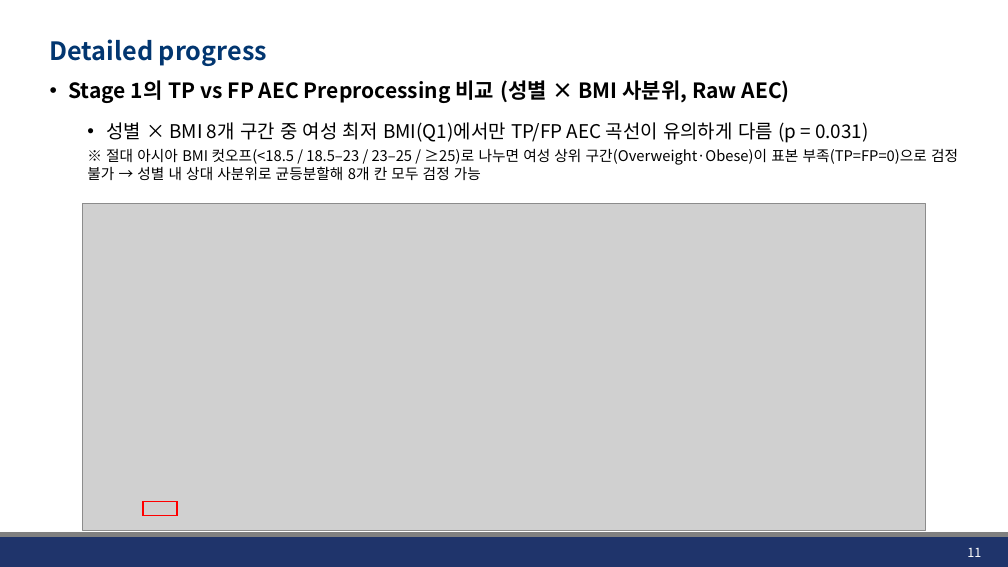
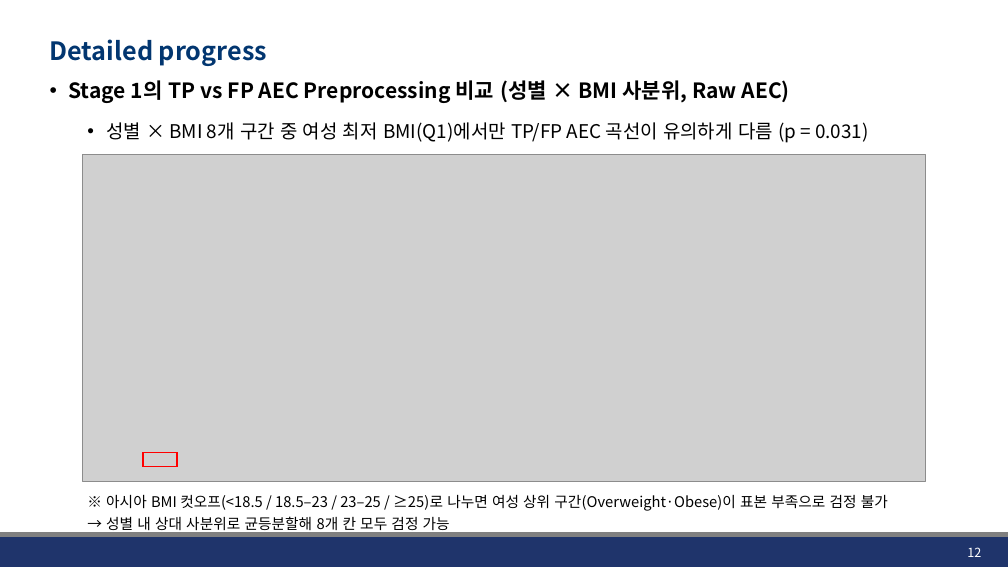
Before and after one commit to JHWannabe/Clinical_Study, a slide deck: slide 12 of docs/260729_Stratified Analysis of AEC.pptx (slide 11 before the commit). Drawn at 1008x567 pixels with LibreOffice and Linux fonts; fonts in the diff are those of the drawing; grey boxes stand for pictures; background and template pictures are left out. Boxes give left, top, right and bottom in pixels: in the first picture for what was removed or moved away, otherwise in the second. Text is boxed around its words. In the diff, an @@ line names an element or a change of style, - is before the commit and + after.

```diff
--- a/docs/260729_Stratified Analysis of AEC.pptx
+++ b/docs/260729_Stratified Analysis of AEC.pptx
@@ picture: place and size @@
-picture at [82, 203, 926, 530]
+picture at [82, 154, 926, 481]
@@ rectangle: place and size @@
-rectangle at [143, 501, 177, 516]
+rectangle at [143, 452, 177, 467]
@@ text at [106, 495, 888, 533]: text changed @@
-  ※ 절대 아시아 BMI 컷오프(<18.5 / 18.5–23 / 23–25 / ≥25)로 나누면 여성 상위 구간(Overweight·Obese)이 표본 부족(TP=FP=0)으로 검정 불가 → 성별 내 상대 사분위로 균등분할해 8개 칸 모두 검정 가능
+  ※ 아시아 BMI 컷오프(<18.5 / 18.5–23 / 23–25 / ≥25)로 나누면 여성 상위 구간(Overweight·Obese)이 표본 부족으로 검정 불가
+  → 성별 내 상대 사분위로 균등분할해 8개 칸 모두 검정 가능
@@ page number at [967, 547, 981, 557]: text changed @@
-11
+12
```
Also in this commit, not shown: 7 other slides changed, 1 slide added, 1 slide removed, 7 other files.
